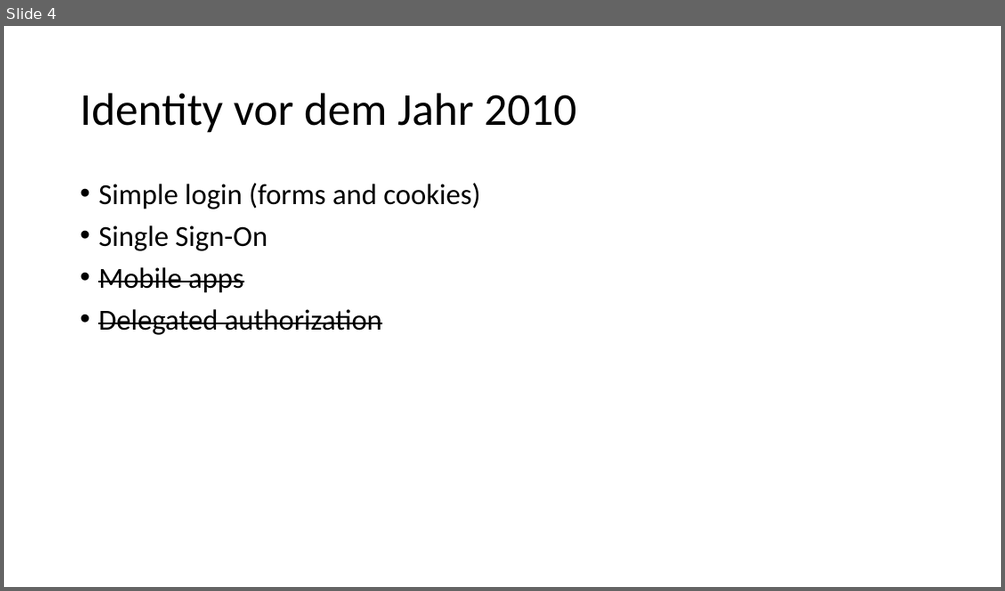
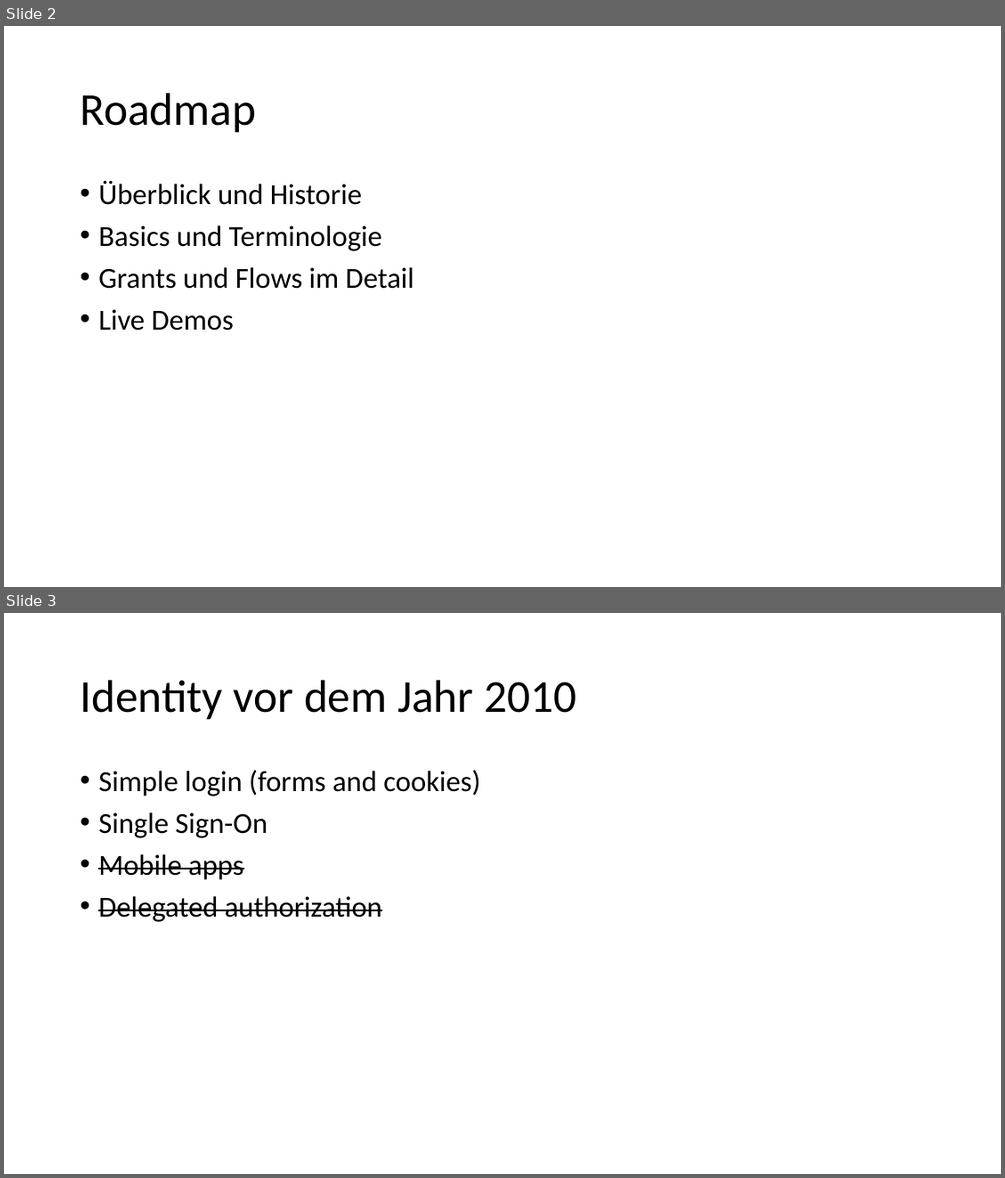
Before and after one commit to danielwagn3r/openid-workshop, a slide deck: OpenID Connect & OAuth.pptx. Shown one above the other, each under a label of ours: slide 4 before the commit, slides 2 and 3 after it. The pictures are 1005x591 and 1005x1178 pixels, drawn with LibreOffice and Linux fonts; fonts in the diff are those of the drawing. Boxes give left, top, right and bottom in pixels: in the first picture for what was removed or moved away, otherwise in the second. Text is boxed around its words. In the diff, an @@ line names an element or a change of style, - is before the commit and + after.

Commit message:
Updated Frontpage and Roadmap

```diff
--- a/OpenID Connect & OAuth.pptx
+++ b/OpenID Connect & OAuth.pptx
@@ slide 2 added at (4,26,1001,587), background #FFFFFF @@
@@ title added at (80,93,256,133), 44 pt, text #000000 @@
+Roadmap
@@ text added at (98,181,414,330), 28 pt, text #000000 @@
+• Überblick und Historie
+• Basics und Terminologie
+• Grants und Flows im Detail
+• Live Demos
@@ what was slide 4 is now slide 3 @@
```
Also in this commit, not shown: 9 slides changed, 1 other slide added, 2 slides removed.
